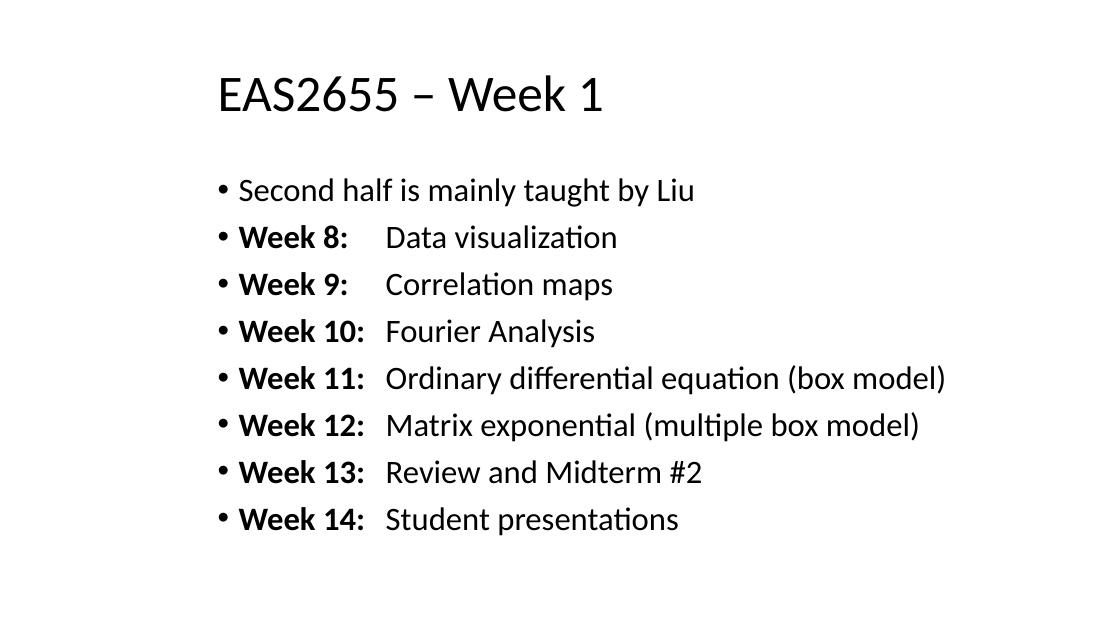
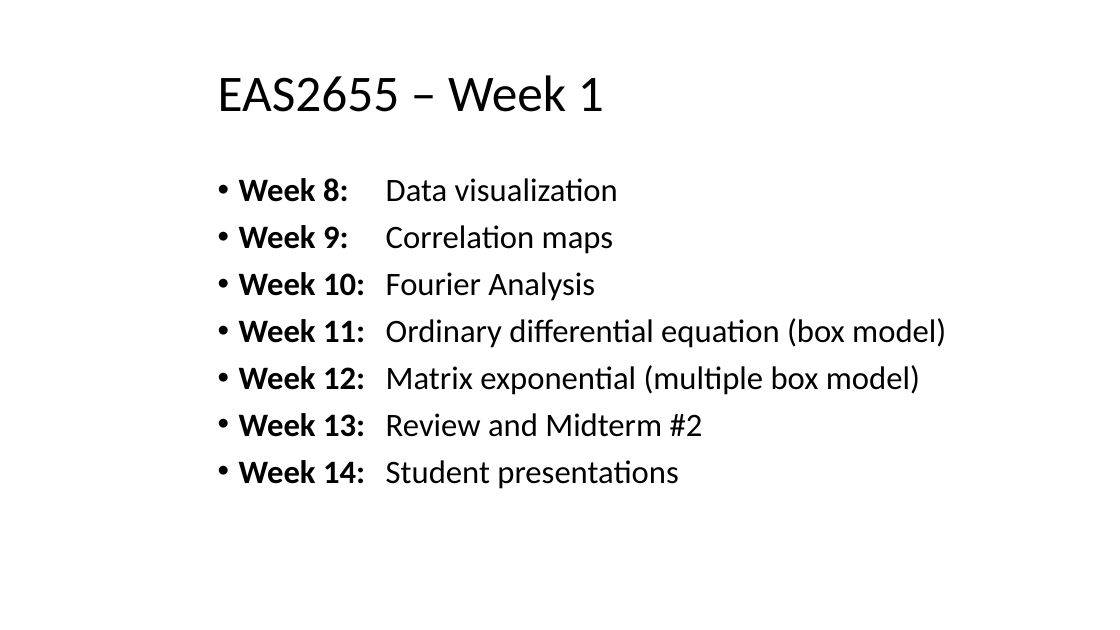
Before and after one commit to pengfeiliu371/EAS2655_S2023, a slide deck: slide 7 of slides/Week1.pptx. Drawn at 1120x630 pixels with LibreOffice and Linux fonts; fonts in the diff are those of the drawing. Boxes give left, top, right and bottom in pixels: in the first picture for what was removed or moved away, otherwise in the second. Text is boxed around its words. In the diff, an @@ line names an element or a change of style, - is before the commit and + after.

Commit message:
update slides

```diff
--- a/slides/Week1.pptx
+++ b/slides/Week1.pptx
@@ text at <box>239,178,695,207</box>: paragraph removed @@
-• Second half is mainly taught by Liu
```
Also in this commit, not shown: 1 other file.
